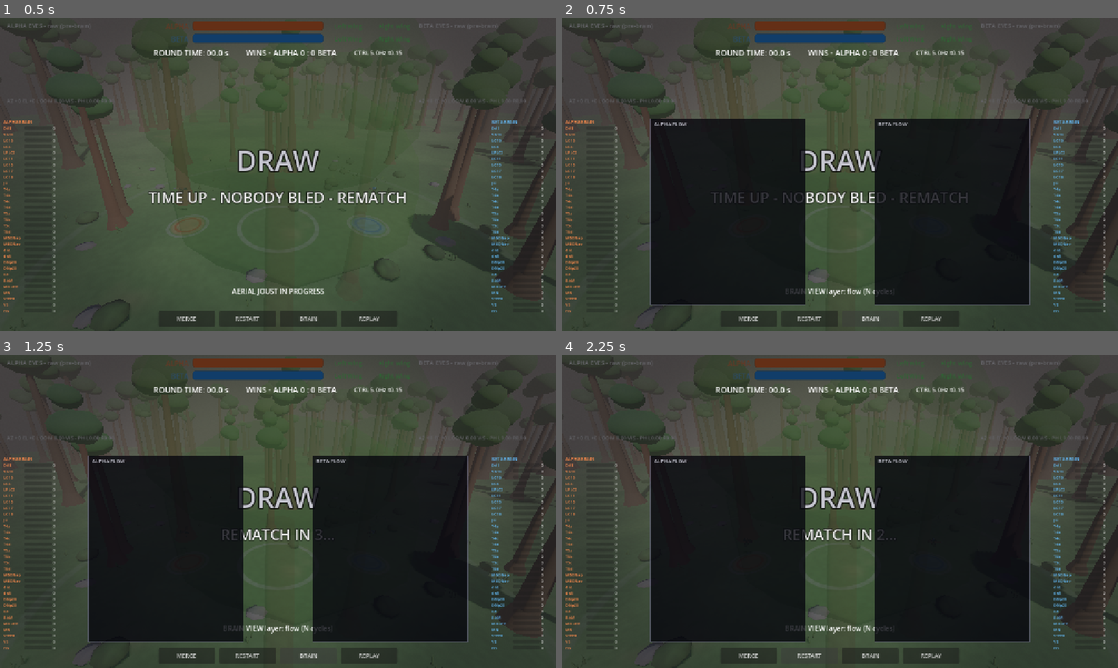
Above: before the commit, frames 1-4 (two rows, left to right).
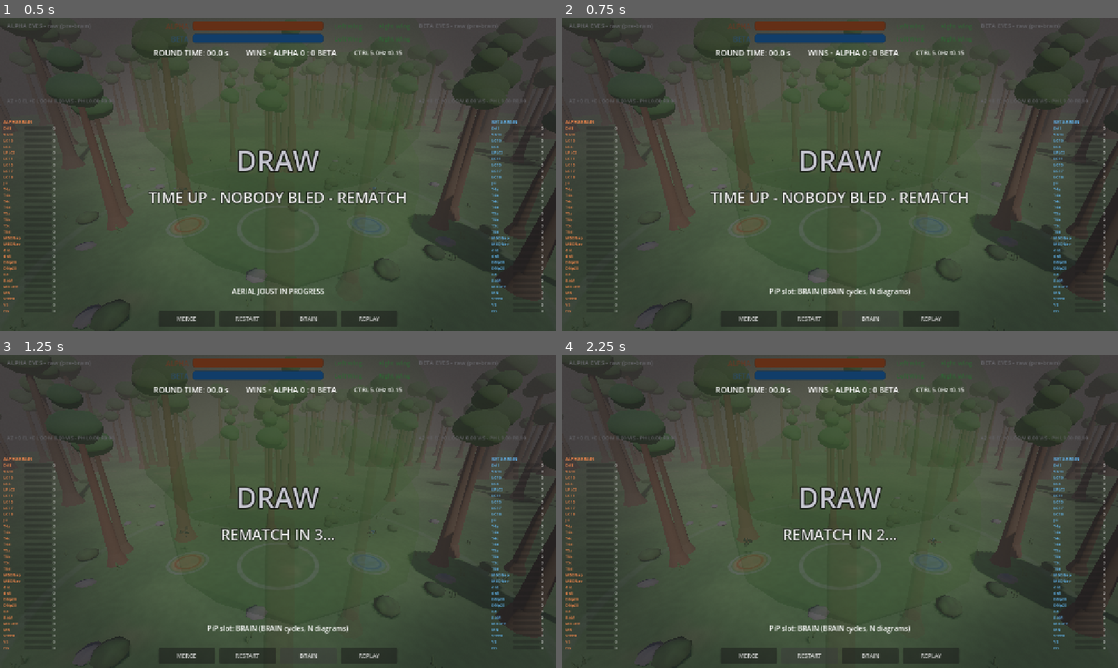
Above: after the commit, the same moments.

Repository: doku/flybrain-arena
Game: Godot game, scene res://scenes/ArenaGlade.tscn
Same seed, same stepped clock (60 frames per second), same inputs: the game is played once before the commit and once after it. This scene is started directly instead of the project's main scene.
Inputs:
- Up to frame 1 (0.5 s): no input
- Up to frame 2 (0.75 s): click "BRAIN" at 0.5 s
- Up to frame 3 (1.25 s): no input
- Up to frame 4 (2.25 s): click "RESTART" at 1.25 s; click "RESTART" at 2 s

Frame 1 is identical in both runs. In frame 2, 34% of the frame differs, in the area x 15-85%, y 32-92%; in frame 3, 34%; in frame 4, 34%.
Error after the commit: Invalid type in function '_make_pip_stats' in base 'Node3D (ArenaManager.gd)'. The Object-derived class of argument 1 (CanvasLayer) is not a subclass of the ex…

Commit message:
PiP slot cycler: eyes, brain 3D, fly stats on BRAIN button

Diff:
--- a/arena/scripts/ArenaManager.gd
+++ b/arena/scripts/ArenaManager.gd
@@ -324,6 +324,13 @@
 var perf_shadows := true
 var _pip_tick := 0
 var _pip_hidden := false
+# PiP-slot modes, cycled by the BRAIN button: EYES (fly-head cams),
+# BRAIN (cams parked on the spinning 3D clouds), STATS (live fly stat
+# cards instead of viewports).
+const PIP_SLOT_MODES := ["EYES", "BRAIN", "STATS"]
+var pip_slot_mode := "EYES"
+var pip_stats_alpha: Label
+var pip_stats_beta: Label
 
 # Display name for a slot: the assigned brain name in tournament/quick
 # battles, plain ALPHA/BETA in free battle (no vault identities there).
@@ -540,7 +547,7 @@
 		bracket_button = _menu_bar_button("BRACKET", "Show/hide the tournament bracket.")
 		bracket_button.pressed.connect(_on_bracket_toggle)
 		bar.add_child(bracket_button)
-		var brain_b := _menu_bar_button("BRAIN", "Cycle brain views: bars, flow, raster, 3D.")
+		var brain_b := _menu_bar_button("BRAIN", "Cycle PiP slot: fly eyes, brain 3D, fly stats. (N cycles diagrams.)")
 		brain_b.pressed.connect(_on_brain_button)
 		bar.add_child(brain_b)
 		var replay_bt := _menu_bar_button("REPLAY", "Scrub the last battle's brain stream.")
@@ -560,7 +567,7 @@
 		var restart_b := _menu_bar_button("RESTART", "Restart the round (banks rewards).")
 		restart_b.pressed.connect(_on_restart_pressed)
 		bar.add_child(restart_b)
-		var brain_b := _menu_bar_button("BRAIN", "Cycle brain views: bars, flow, raster, 3D.")
+		var brain_b := _menu_bar_button("BRAIN", "Cycle PiP slot: fly eyes, brain 3D, fly stats. (N cycles diagrams.)")
 		brain_b.pressed.connect(_on_brain_button)
 		bar.add_child(brain_b)
 		var replay_b2 := _menu_bar_button("REPLAY", "Scrub the last battle's brain stream.")
@@ -1543,6 +1550,106 @@
 			_end_round()
 
 const PIP_TICK_EVERY := 6
+func _make_pip_stats(parent: CanvasItem, left_side: bool) -> Label:
+	# Fly-stat card overlaying a PiP slot (same rect as the viewport).
+	var l := Label.new()
+	if left_side:
+		l.set_anchors_preset(Control.PRESET_TOP_LEFT)
+		l.offset_left = 16.0
+		l.offset_top = 30.0
+		l.offset_right = 316.0
+		l.offset_bottom = 180.0
+	else:
+		l.set_anchors_preset(Control.PRESET_TOP_RIGHT)
+		l.anchor_left = 1.0
+		l.anchor_right = 1.0
+		l.offset_left = -316.0
+		l.offset_top = 30.0
+		l.offset_right = -16.0
+		l.offset_bottom = 180.0
+	l.add_theme_font_size_override("font_size", 13)
+	l.autowrap_mode = TextServer.AUTOWRAP_WORD_SMART
+	l.mouse_filter = Control.MOUSE_FILTER_IGNORE
+	l.visible = false
+	parent.add_child(l)
+	return l
+
+
+func _pip_stats_text(side: String) -> String:
+	# Live fly stat card: name, ELO, speed, thrust, health, KOs, damage.
+	var fly: CharacterBody3D = fly_alpha if side == "alpha" else fly_beta
+	var nm := _slot_name(side)
+	var elo := "--"
+	var director := _director()
+	if director != null:
+		var m: Dictionary = director.current_match()
+		var pid := str(m.get("a_id" if side == "alpha" else "b_id", ""))
+		for p in director.tourney.get("players", []):
+			if str((p as Dictionary).get("id", "")) == pid:
+				elo = str(int(((p as Dictionary).get("record", {}) as Dictionary).get("elo", 1200.0)))
+				break
+	var spd := 0.0
+	var thr := 0.0
+	var hp := 0.0
+	if is_instance_valid(fly):
+		spd = (fly as CharacterBody3D).velocity.length()
+		var _t = fly.get("current_thrust")
+		thr = float(_t) if _t != null else 0.0
+		var _h = fly.get("health")
+		hp = float(_h) if _h != null else 0.0
+	var st: Dictionary = stats_alpha if side == "alpha" else stats_beta
+	return "%s  (ELO %s)\nSPD %.1f  THR %.2f\nHP %.0f  KO %d  DMG %.0f" % [nm, elo, spd, thr, hp,
+		int(st.get("kills", 0)), float(st.get("damage_dealt", 0.0))]
+
+
+func _park_pip_on_cloud(cam: Camera3D, cloud: Node3D) -> void:
+	# Frame a spinning brain cloud in a PiP viewport (shared world, so
+	# no reparenting: just point the existing eye camera at it).
+	if is_instance_valid(cam) and is_instance_valid(cloud):
+		var cp: Vector3 = (cloud as Node3D).global_position
+		cam.global_transform = Transform3D(Basis(), cp + Vector3(0.6, 0.9, 2.6))
+		cam.look_at(cp)
+
+
+func _apply_pip_slot() -> void:
+	# Immediate visibility/label/cloud work for a slot change (the
+	# per-tick pump below handles cameras and stat refresh).
+	var eyes := pip_slot_mode == "EYES"
+	var brain := pip_slot_mode == "BRAIN"
+	if pip_stats_alpha == null and is_instance_valid(pip_alpha_box):
+		pip_stats_alpha = _make_pip_stats(pip_alpha_box.get_parent(), true)
+	if pip_stats_beta == null and is_instance_valid(pip_beta_box):
+		pip_stats_beta = _make_pip_stats(pip_beta_box.get_parent(), false)
+	for n in [pip_alpha_box, pip_beta_box]:
+		if is_instance_valid(n):
+			(n as Control).visible = perf_pip
+	for n in [pip_alpha_label, pip_beta_label, pip_alpha_feat, pip_beta_feat]:
+		if is_instance_valid(n):
+			(n as Control).visible = perf_pip and eyes
+	if is_instance_valid(pip_stats_alpha):
+		pip_stats_alpha.visible = perf_pip and not eyes and pip_slot_mode == "STATS"
+	if is_instance_valid(pip_stats_beta):
+		pip_stats_beta.visible = perf_pip and not eyes and pip_slot_mode == "STATS"
+	if eyes:
+		if is_instance_valid(pip_alpha_label):
+			pip_alpha_label.text = _slot_name("alpha") + " EYES - raw (pre-brain)"
+		if is_instance_valid(pip_beta_label):
+			pip_beta_label.text = _slot_name("beta") + " EYES - raw (pre-brain)"
+	elif brain:
+		if is_instance_valid(pip_alpha_label):
+			pip_alpha_label.text = _slot_name("alpha") + " BRAIN 3D"
+		if is_instance_valid(pip_beta_label):
+			pip_beta_label.text = _slot_name("beta") + " BRAIN 3D"
+	# Clouds: forced on in BRAIN mode, canonical layer visibility else.
+	if brain:
+		if is_instance_valid(bv_cloud_alpha):
+			bv_cloud_alpha.visible = true
+		if is_instance_valid(bv_cloud_beta):
+			bv_cloud_beta.visible = true
+	else:
+		_apply_bv_layer(str(_director().brainview_layer) if _director() != null else "bars")
+
+
 func _update_pip_throttled(sens_a: Dictionary, sens_b: Dictionary) -> void:
 	# Eye views re-render the whole forest per viewport (scene + shadow
 	# maps, twice): throttle to every 6th physics tick (~10 Hz, plenty
@@ -1552,25 +1659,40 @@
 		if not _pip_hidden:
 			_pip_hidden = true
 			for n in [pip_alpha_box, pip_beta_box, pip_alpha_label,
-					pip_beta_label, pip_alpha_feat, pip_beta_feat]:
+					pip_beta_label, pip_alpha_feat, pip_beta_feat,
+					pip_stats_alpha, pip_stats_beta]:
 				if is_instance_valid(n):
 					(n as Control).visible = false
+		return
+	if _pip_hidden:
+		_pip_hidden = false
+		_apply_pip_slot()
+	if _pip_tick % PIP_TICK_EVERY == 0:
+		if pip_slot_mode == "STATS":
+			# Stat cards instead of viewports: keep renders off, refresh text.
 			for v in [pip_alpha_view, pip_beta_view]:
 				if is_instance_valid(v):
 					(v as SubViewport).render_target_update_mode = SubViewport.UPDATE_DISABLED
-		return
-	if _pip_hidden:
-		_pip_hidden = false
-		for n in [pip_alpha_box, pip_beta_box, pip_alpha_label,
-				pip_beta_label, pip_alpha_feat, pip_beta_feat]:
-			if is_instance_valid(n):
-				(n as Control).visible = true
-	if _pip_tick % PIP_TICK_EVERY == 0:
-		for v in [pip_alpha_view, pip_beta_view]:
-			if is_instance_valid(v):
-				(v as SubViewport).render_target_update_mode = SubViewport.UPDATE_ONCE
-		_update_pip_view(pip_alpha_cam, fly_alpha, sens_a, pip_alpha_feat)
-		_update_pip_view(pip_beta_cam, fly_beta, sens_b, pip_beta_feat)
+			if is_instance_valid(pip_stats_alpha):
+				pip_stats_alpha.text = _pip_stats_text("alpha")
+			if is_instance_valid(pip_stats_beta):
+				pip_stats_beta.text = _pip_stats_text("beta")
+		elif pip_slot_mode == "BRAIN":
+			for v in [pip_alpha_view, pip_beta_view]:
+				if is_instance_valid(v):
+					(v as SubViewport).render_target_update_mode = SubViewport.UPDATE_ONCE
+			_park_pip_on_cloud(pip_alpha_cam, bv_cloud_alpha)
+			_park_pip_on_cloud(pip_beta_cam, bv_cloud_beta)
+			if is_instance_valid(bv_cloud_alpha):
+				bv_cloud_alpha.visible = true
+			if is_instance_valid(bv_cloud_beta):
+				bv_cloud_beta.visible = true
+		else:
+			for v in [pip_alpha_view, pip_beta_view]:
+				if is_instance_valid(v):
+					(v as SubViewport).render_target_update_mode = SubViewport.UPDATE_ONCE
+			_update_pip_view(pip_alpha_cam, fly_alpha, sens_a, pip_alpha_feat)
+			_update_pip_view(pip_beta_cam, fly_beta, sens_b, pip_beta_feat)
 	else:
 		for v in [pip_alpha_view, pip_beta_view]:
 			if is_instance_valid(v):
@@ -2127,6 +2249,12 @@
 		cloud.visible = on and layer == "brain3d"
 
 
+static func pip_slot_next(cur: String) -> String:
+	# Pure slot rotation (unknown states reset to EYES).
+	var i := PIP_SLOT_MODES.find(cur)
+	return PIP_SLOT_MODES[(i + 1) % PIP_SLOT_MODES.size()] if i >= 0 else "EYES"
+
+
 func _on_brain_button() -> void:
 	# BRAIN button cycles every representation (bars/flow/raster/3D)
 	# so the views are discoverable without knowing the keys; B
@@ -2144,7 +2272,12 @@
 		# Spike readout lines stay hidden (see _apply_brainview_settings).
 		_apply_bv_layer(str(_director().brainview_layer) if _director() != null else "bars")
 	else:
-		_cycle_bv_layer()
+		# Panels already up: advance the PiP slot instead (EYES ->
+		# BRAIN 3D -> fly STATS). Diagram layers still cycle on N.
+		pip_slot_mode = pip_slot_next(pip_slot_mode)
+		_apply_pip_slot()
+		if is_instance_valid(status_label):
+			status_label.text = "PiP slot: %s (BRAIN cycles, N diagrams)" % pip_slot_mode
 
 
 func _toggle_brainview() -> void:
--- a/arena/tests/test_event_groups.gd
+++ b/arena/tests/test_event_groups.gd
@@ -454,6 +454,16 @@
 	D.free()
 
 
+func test_pip_slot_cycle() -> void:
+	# PiP slot rotation: EYES -> BRAIN -> STATS -> EYES; junk resets.
+	var A = load("res://scripts/ArenaManager.gd").new()
+	_check(A.call("pip_slot_next", "EYES") == "BRAIN", "eyes to brain")
+	_check(A.call("pip_slot_next", "BRAIN") == "STATS", "brain to stats")
+	_check(A.call("pip_slot_next", "STATS") == "EYES", "stats wraps to eyes")
+	_check(A.call("pip_slot_next", "junk") == "EYES", "unknown resets")
+	A.free()
+
+
 func _all_labels(node: Node) -> Array:
 	var out: Array = []
 	if node is Label:
@@ -612,6 +622,7 @@
 	test_slowmo_safety()
 	test_gallery_cache_key()
 	test_soften_worker_noop()
+	test_pip_slot_cycle()
 	_cleanup()
 	if failures == 0:
 		print("ALL EVENT-GROUP TESTS PASSED")
